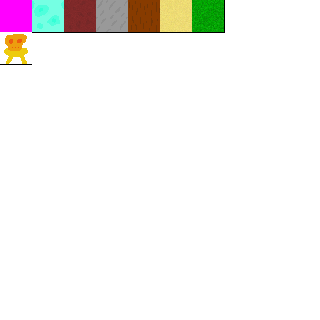
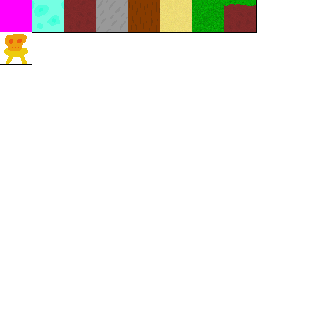
Layer changes from the first (320, 320) image to the second:
painted on "Pozadí" over [224, 0, 257, 33]
